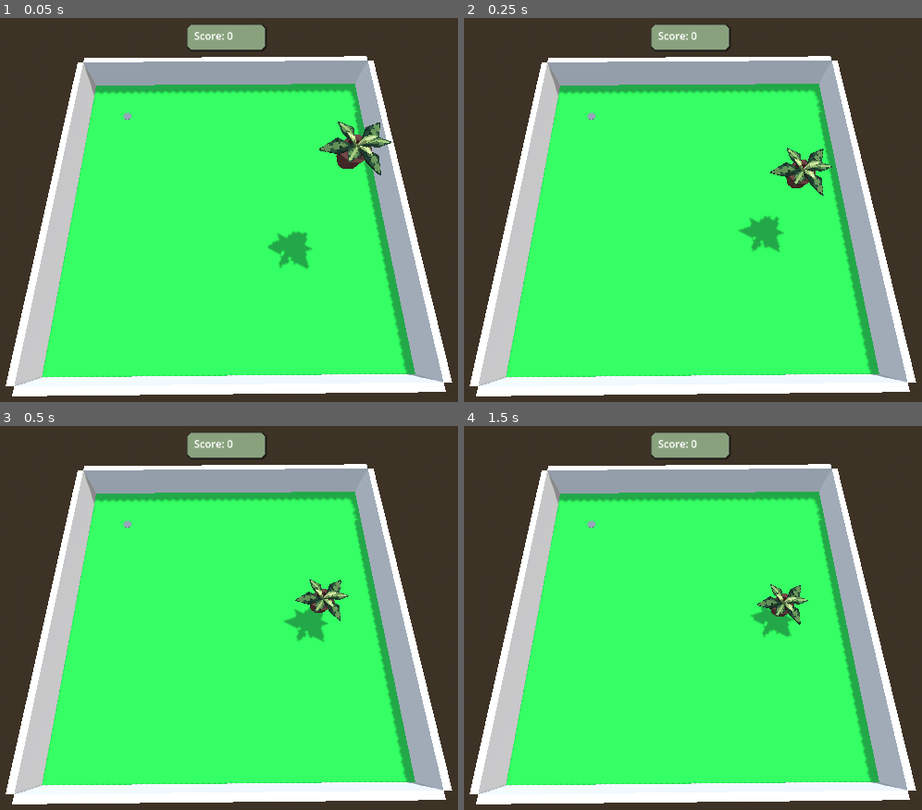
Above: before the commit, frames 1-4 (two rows, left to right).
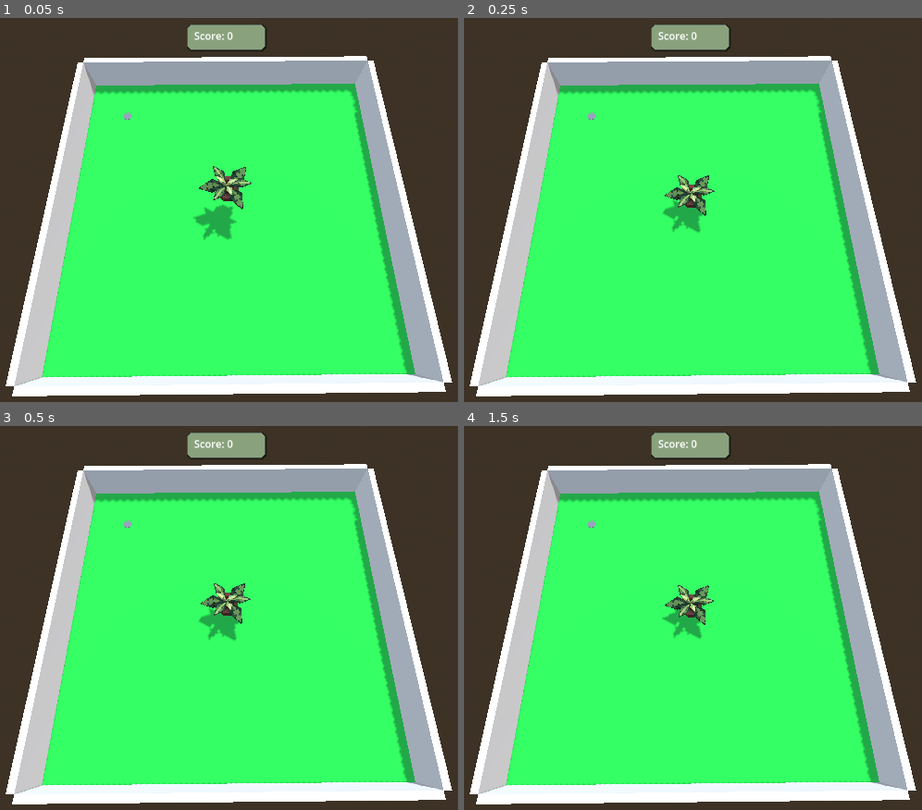
Above: after the commit, the same moments.

Repository: ronincampbell/GDS2Project
Game: Godot game, scene res://maps/test_place_objects.tscn
Same seed, same stepped clock (60 frames per second), same inputs: the game is played once before the commit and once after it. The project has no main scene, so this scene is started directly.
Inputs:
- Up to frame 1 (0.05 s): no input
- Up to frame 2 (0.25 s): no input
- Up to frame 3 (0.5 s): no input
- Up to frame 4 (1.5 s): tap Enter (ui_accept) at 0.5, 0.77, 1.25 s; hold Right (ui_right) 0.53-1.28 s; hold Down (ui_down) from 1.28 s (still down)

The runs differ from the first frame. In frame 1, 2.7% of the frame differs, in the area x 42-86%, y 26-66%; in frame 2, 2.2%; in frame 3, 2.0%; in frame 4, 1.8%.

Commit message:
Obstacles don't move through walls :)
As a player, I want to be able to place props before the game begins so that I can design the course how I want it

Diff:
--- /dev/null
+++ b/Props/Previews/prop_plant_preview.tscn
@@ -0,0 +1,42 @@
+[gd_scene load_steps=4 format=3 uid="uid://c8aq45iifrr40"]
+
+[ext_resource type="Script" uid="uid://cw12fojcrae78" path="res://scripts/Props/prop_preview.gd" id="1_ar6eg"]
+[ext_resource type="PackedScene" uid="uid://bc60wvr4fp7ya" path="res://models/prop/pot_plant/prop_plant.gltf" id="2_f5svn"]
+
+[sub_resource type="CapsuleShape3D" id="CapsuleShape3D_ar6eg"]
+height = 1.13846
+
+[node name="PropPlantPreview" type="Node3D" node_paths=PackedStringArray("downward_raycasts", "side_raycasts")]
+script = ExtResource("1_ar6eg")
+downward_raycasts = [NodePath("DownwardRaycast")]
+side_raycasts = [NodePath("SideRaycasts/NorthRaycast"), NodePath("SideRaycasts/EastRaycast"), NodePath("SideRaycasts/SouthRaycast"), NodePath("SideRaycasts/WestRaycast")]
+
+[node name="DownwardRaycast" type="RayCast3D" parent="."]
+transform = Transform3D(1, 0, 0, 0, 1, 0, 0, 0, 1, 0, -0.0227169, 0)
+target_position = Vector3(0, -0.2, 0)
+
+[node name="blockbench_export" parent="." instance=ExtResource("2_f5svn")]
+
+[node name="Area3D" type="Area3D" parent="."]
+
+[node name="CollisionShape3D" type="CollisionShape3D" parent="Area3D"]
+transform = Transform3D(1, 0, 0, 0, 1, 0, 0, 0, 1, 0, 0.527432, 0)
+shape = SubResource("CapsuleShape3D_ar6eg")
+
+[node name="SideRaycasts" type="Node3D" parent="."]
+
+[node name="WestRaycast" type="RayCast3D" parent="SideRaycasts"]
+transform = Transform3D(1, 0, 0, 0, 1, 0, 0, 0, 1, 0, 0.314841, 0)
+target_position = Vector3(-0.8, 0, 0)
+
+[node name="EastRaycast" type="RayCast3D" parent="SideRaycasts"]
+transform = Transform3D(1, 0, 0, 0, 1, 0, 0, 0, 1, 0, 0.314841, 0)
+target_position = Vector3(0.8, 0, 0)
+
+[node name="NorthRaycast" type="RayCast3D" parent="SideRaycasts"]
+transform = Transform3D(1, 0, 0, 0, 1, 0, 0, 0, 1, 0, 0.314841, 0)
+target_position = Vector3(0, 0, -0.8)
+
+[node name="SouthRaycast" type="RayCast3D" parent="SideRaycasts"]
+transform = Transform3D(1, 0, 0, 0, 1, 0, 0, 0, 1, 0, 0.314841, 0)
+target_position = Vector3(0, 0, 0.8)
--- a/maps/test_place_objects.tscn
+++ b/maps/test_place_objects.tscn
@@ -1,8 +1,7 @@
-[gd_scene load_steps=15 format=3 uid="uid://cjc6h1eet1f4p"]
+[gd_scene load_steps=14 format=3 uid="uid://cjc6h1eet1f4p"]
 
 [ext_resource type="Script" uid="uid://ctif1aiftooxf" path="res://scripts/game_manager.gd" id="1_ihq4b"]
-[ext_resource type="PackedScene" uid="uid://bc60wvr4fp7ya" path="res://models/prop/pot_plant/prop_plant.gltf" id="2_ukxvq"]
-[ext_resource type="Script" uid="uid://cw12fojcrae78" path="res://scripts/Props/prop_preview.gd" id="3_dkmjw"]
+[ext_resource type="PackedScene" uid="uid://c8aq45iifrr40" path="res://Props/Previews/prop_plant_preview.tscn" id="2_ukxvq"]
 
 [sub_resource type="ProceduralSkyMaterial" id="ProceduralSkyMaterial_pwco0"]
 sky_horizon_color = Color(0.662243, 0.671743, 0.686743, 1)
@@ -119,13 +118,7 @@
 [node name="CollisionShape3D" type="CollisionShape3D" parent="GolfHole/Area3D"]
 shape = SubResource("CylinderShape3D_q6jtx")
 
-[node name="PropPlantPreview" parent="." node_paths=PackedStringArray("downward_raycasts") instance=ExtResource("2_ukxvq")]
-transform = Transform3D(1, 0, 0, 0, 1, 0, 0, 0, 1, 2.84676, 3.26764, 0)
-script = ExtResource("3_dkmjw")
-downward_raycasts = [NodePath("RayCast3D")]
-
-[node name="RayCast3D" type="RayCast3D" parent="PropPlantPreview"]
-transform = Transform3D(1, 0, 0, 0, 1, 0, 0, 0, 1, 0, -0.152504, 0)
-target_position = Vector3(0, -0.2, 0)
+[node name="PropPlantPreview" parent="." instance=ExtResource("2_ukxvq")]
+transform = Transform3D(1, 0, 0, 0, 1, 0, 0, 0, 1, 0, 1.43215, 0)
 
 [connection signal="body_entered" from="GolfHole/Area3D" to="." method="_on_golf_hole_entered"]
--- a/scripts/Props/prop_preview.gd
+++ b/scripts/Props/prop_preview.gd
@@ -1,6 +1,7 @@
 extends Node3D
 
 @export var downward_raycasts: Array[RayCast3D]
+@export var side_raycasts: Array[RayCast3D]
 var prop: PackedScene = preload("res://Props/prop_plant.tscn")
 
 const speed : float = 5
@@ -24,13 +25,13 @@
 			position += Vector3(0, -1, 0)*delta*speed
 
 	var direction: Vector3 = Vector3.ZERO
-	if Input.is_action_pressed("ui_left"):
+	if Input.is_action_pressed("ui_left") and !is_ray_colliding(side_raycasts[3]):
 		direction += Vector3(-1, 0, 0)
-	if Input.is_action_pressed("ui_right"):
+	if Input.is_action_pressed("ui_right") and !is_ray_colliding(side_raycasts[1]):
 		direction += Vector3(1, 0, 0)
-	if Input.is_action_pressed("ui_up"):
+	if Input.is_action_pressed("ui_up") and !is_ray_colliding(side_raycasts[0]):
 		direction += Vector3(0, 0, -1)
-	if Input.is_action_pressed("ui_down"):
+	if Input.is_action_pressed("ui_down") and !is_ray_colliding(side_raycasts[2]):
 		direction += Vector3(0, 0, 1)
 
 	position += direction.normalized()*speed*delta
@@ -43,3 +44,12 @@
 	#print_debug(new_prop.position)
 	get_parent().add_child(new_prop)
 	queue_free()
+
+func is_ray_colliding(ray: RayCast3D) -> bool:
+	if !ray.is_colliding():
+		return false
+
+	if "Barrier" in ray.get_collider().name:
+		return true
+
+	return false
